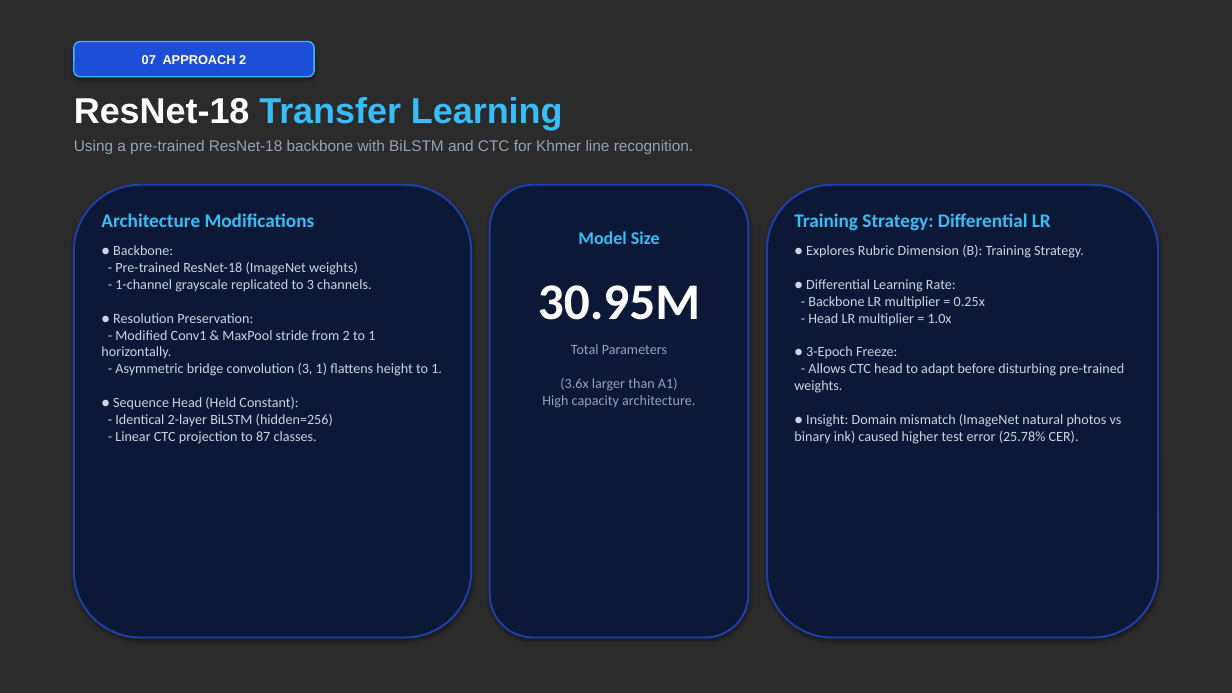
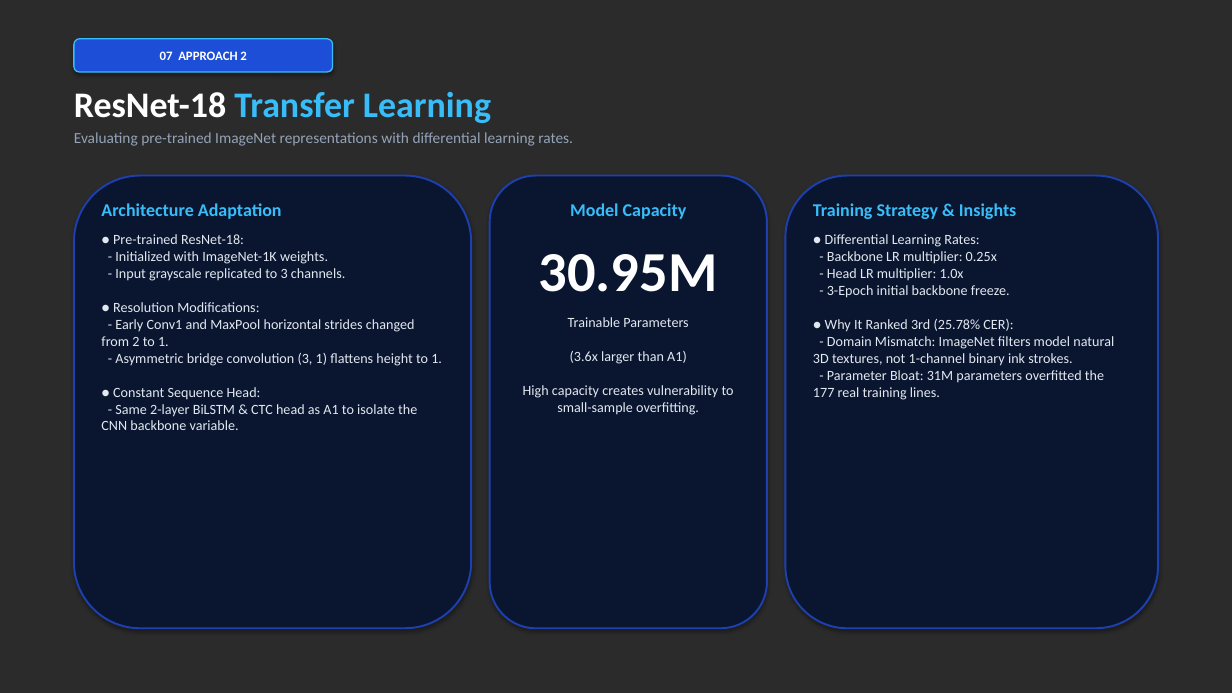
Before and after one commit to Thna17/khmer-handwritten-word-recognition, a slide deck: slide 7 of slides/Khmer_Handwritten_OCR_Presentation.pptx. Drawn at 1232x693 pixels with LibreOffice and Linux fonts; fonts in the diff are those of the drawing; background and template pictures are left out; a plain dark background stands for a picture behind light text. Boxes give left, top, right and bottom in pixels: in the first picture for what was removed or moved away, otherwise in the second. Text is boxed around its words. In the diff, an @@ line names an element or a change of style, - is before the commit and + after.

Commit message:
feat(slides): declutter deck with spacious visual cards, large KPI statistics, and custom AI infographics

```diff
--- a/slides/Khmer_Handwritten_OCR_Presentation.pptx
+++ b/slides/Khmer_Handwritten_OCR_Presentation.pptx
@@ rounded rectangle "07 APPROACH 2": place and size @@
-rounded rectangle "07 APPROACH 2" at [74, 42, 314, 77]
+rounded rectangle "07 APPROACH 2" at [74, 39, 333, 72]
@@ rounded rectangle "07 APPROACH 2" at [74, 39, 333, 72]: font Arial to Calibri @@
@@ text at [74, 92, 491, 123]: font Arial to Calibri in "ResNet-18 Transfer Learning" @@
@@ text at [74, 132, 573, 146]: text changed; font Arial to Calibri @@
-Using a pre-trained ResNet-18 backbone with BiLSTM and CTC for Khmer line recognition.
+Evaluating pre-trained ImageNet representations with differential learning rates.
@@ rounded rectangle: place and size @@
-rounded rectangle at [74, 185, 471, 638]
+rounded rectangle at [74, 176, 471, 628]
@@ fill #0B1936 to #0A1630 in 3 elements at [74, 176, 471, 628], [786, 176, 1158, 628], [490, 176, 767, 628] @@
@@ rounded rectangle: place and size @@
-rounded rectangle at [490, 185, 749, 638]
+rounded rectangle at [490, 176, 767, 628]
@@ rounded rectangle: place and size @@
-rounded rectangle at [767, 185, 1158, 638]
+rounded rectangle at [786, 176, 1158, 628]
@@ text at [101, 203, 442, 430]: text changed; text colour #CBD5E1 to #E2E8F0 @@
-Architecture Modifications
-● Backbone:
-- Pre-trained ResNet-18 (ImageNet weights)
-- 1-channel grayscale replicated to 3 channels.
-● Resolution Preservation:
-- Modified Conv1 & MaxPool stride from 2 to 1 horizontally.
-- Asymmetric bridge convolution (3, 1) flattens height to 1.
-● Sequence Head (Held Constant):
-- Identical 2-layer BiLSTM (hidden=256)
-- Linear CTC projection to 87 classes.
+Architecture Adaptation
+● Pre-trained ResNet-18:
+- Initialized with ImageNet-1K weights.
+- Input grayscale replicated to 3 channels.
+● Resolution Modifications:
+- Early Conv1 and MaxPool horizontal strides changed from 2 to 1.
+- Asymmetric bridge convolution (3, 1) flattens height to 1.
+● Constant Sequence Head:
+- Same 2-layer BiLSTM & CTC head as A1 to isolate the CNN backbone variable.
@@ text "Model Capacity": place and size @@
-text "Model Capacity" at [538, 231, 700, 408]
+text "Model Capacity" at [523, 203, 734, 415]
@@ text at [570, 203, 687, 219]: text changed @@
-Model Size
+Model Capacity
@@ text at [813, 203, 1114, 400]: text changed; text colour #CBD5E1 to #E2E8F0 @@
-Training Strategy: Differential LR
-● Explores Rubric Dimension (B): Training Strategy.
-● Differential Learning Rate:
-- Backbone LR multiplier = 0.25x
-- Head LR multiplier = 1.0x
-● 3-Epoch Freeze:
-- Allows CTC head to adapt before disturbing pre-trained weights.
-● Insight: Domain mismatch (ImageNet natural photos vs binary ink) caused higher test error (25.78% CER).
+Training Strategy & Insights
+● Differential Learning Rates:
+- Backbone LR multiplier: 0.25x
+- Head LR multiplier: 1.0x
+- 3-Epoch initial backbone freeze.
+● Why It Ranked 3rd (25.78% CER):
+- Domain Mismatch: ImageNet filters model natural 3D textures, not 1-channel binary ink strokes.
+- Parameter Bloat: 31M parameters overfitted the 177 real training lines.
@@ text at [539, 254, 718, 292]: size 40 to 44 pt in "30.95M"; less space between paragraphs @@
@@ text at [523, 317, 734, 415]: text changed; text colour #94A3B8 to #E2E8F0 @@
-Total Parameters
-(3.6x larger than A1)
-High capacity architecture.
+Trainable Parameters
+(3.6x larger than A1)
+High capacity creates vulnerability to small-sample overfitting.
```
Also in this commit, not shown: 9 other slides changed, 4 slides added, 4 slides removed, 3 other files.
